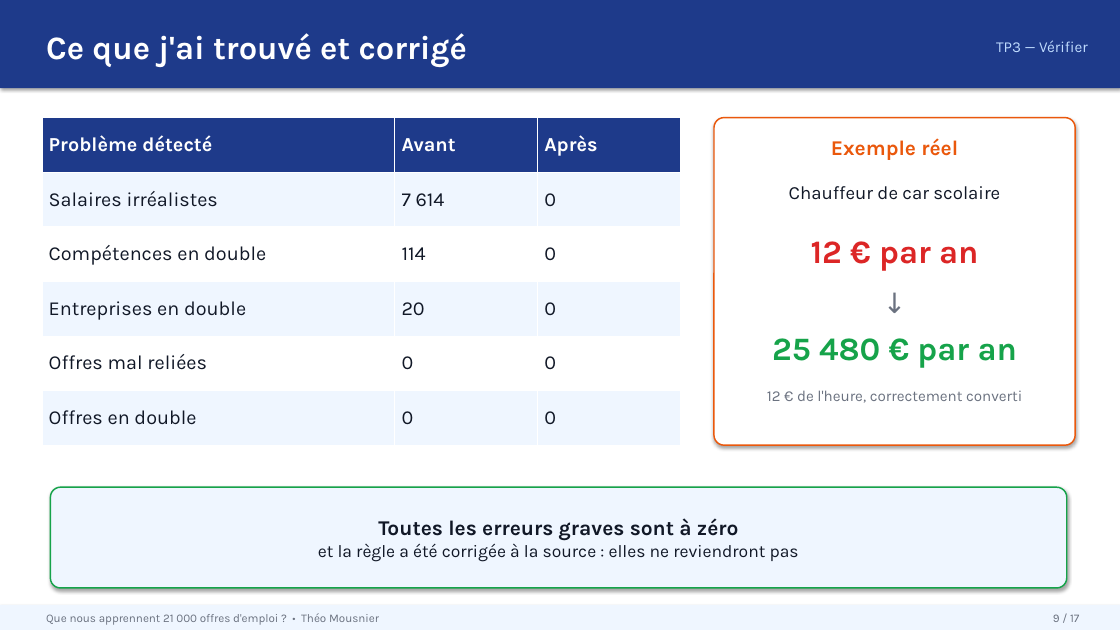
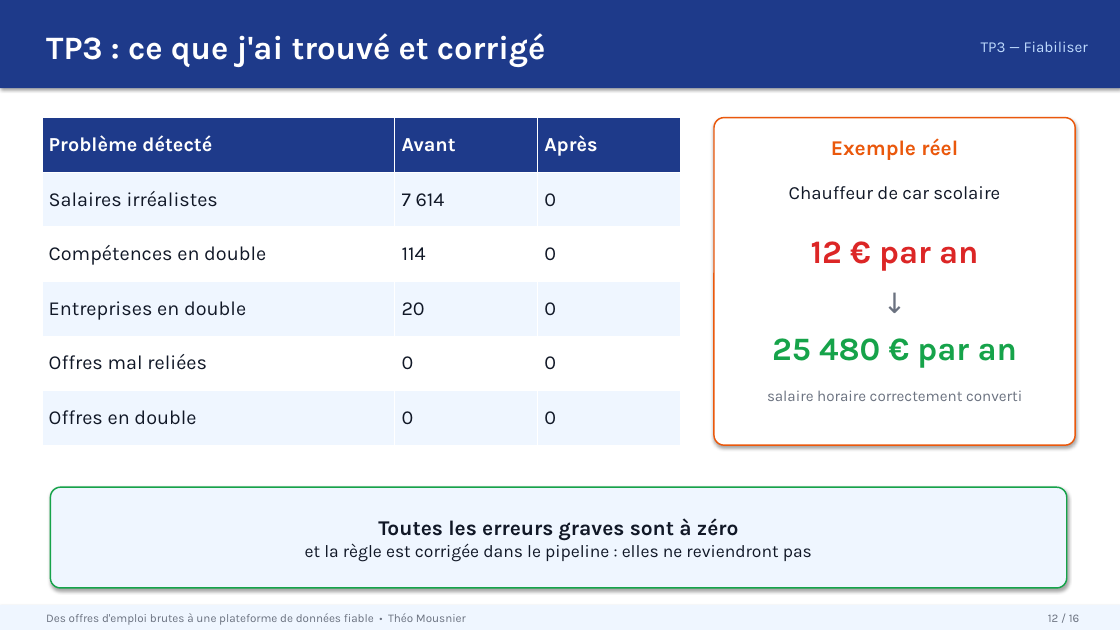
Before and after one commit to ArashiNilou/TP_Cours_Audit_Cartographie_SQL, a slide deck: slide 12 of docs/presentation/project-presentation.pptx (slide 9 before the commit). Drawn at 1120x630 pixels with LibreOffice and Linux fonts; fonts in the diff are those of the drawing. Boxes give left, top, right and bottom in pixels: in the first picture for what was removed or moved away, otherwise in the second. Text is boxed around its words. In the diff, an @@ line names an element or a change of style, - is before the commit and + after.

```diff
--- a/docs/presentation/project-presentation.pptx
+++ b/docs/presentation/project-presentation.pptx
@@ text at box(46, 33, 545, 67): text changed @@
-Ce que j'ai trouvé et corrigé
+TP3 : ce que j'ai trouvé et corrigé
@@ text at box(981, 41, 1088, 52): text changed @@
-TP3 — Vérifier
+TP3 — Fiabiliser
@@ text at box(767, 390, 1022, 401): text changed @@
-12 € de l'heure, correctement converti
+salaire horaire correctement converti
@@ text in rounded rectangle at box(305, 543, 812, 562): text changed @@
-et la règle a été corrigée à la source : elles ne reviendront pas
+et la règle est corrigée dans le pipeline : elles ne reviendront pas
@@ text at box(46, 613, 466, 625): text changed @@
-Que nous apprennent 21 000 offres d'emploi ? • Théo Mousnier
+Des offres d'emploi brutes à une plateforme de données fiable • Théo Mousnier
@@ text at box(1048, 614, 1080, 622): text changed @@
-9 / 17
+12 / 16
```
Also in this commit, not shown: 9 other slides changed, 6 slides added, 7 slides removed.
